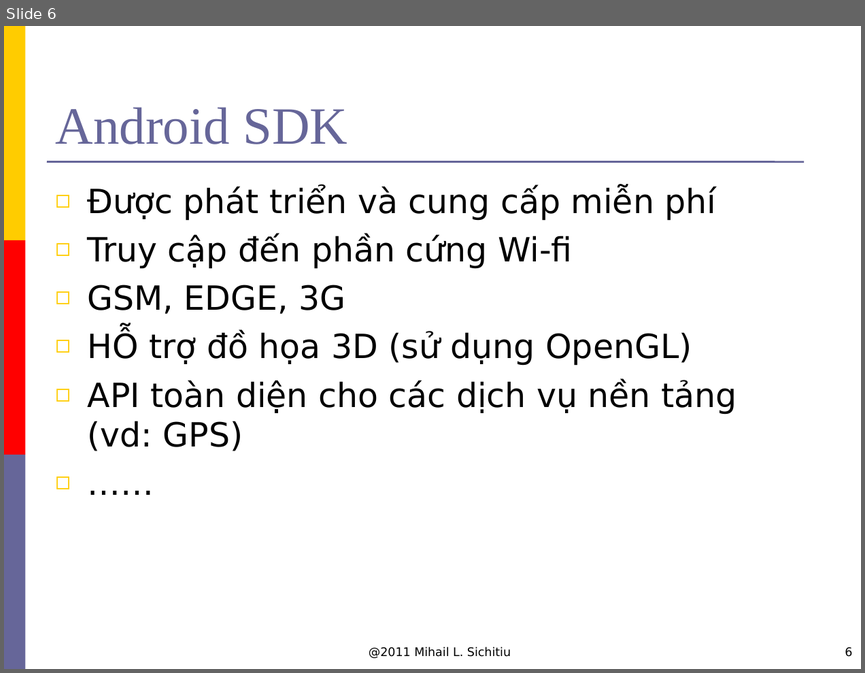
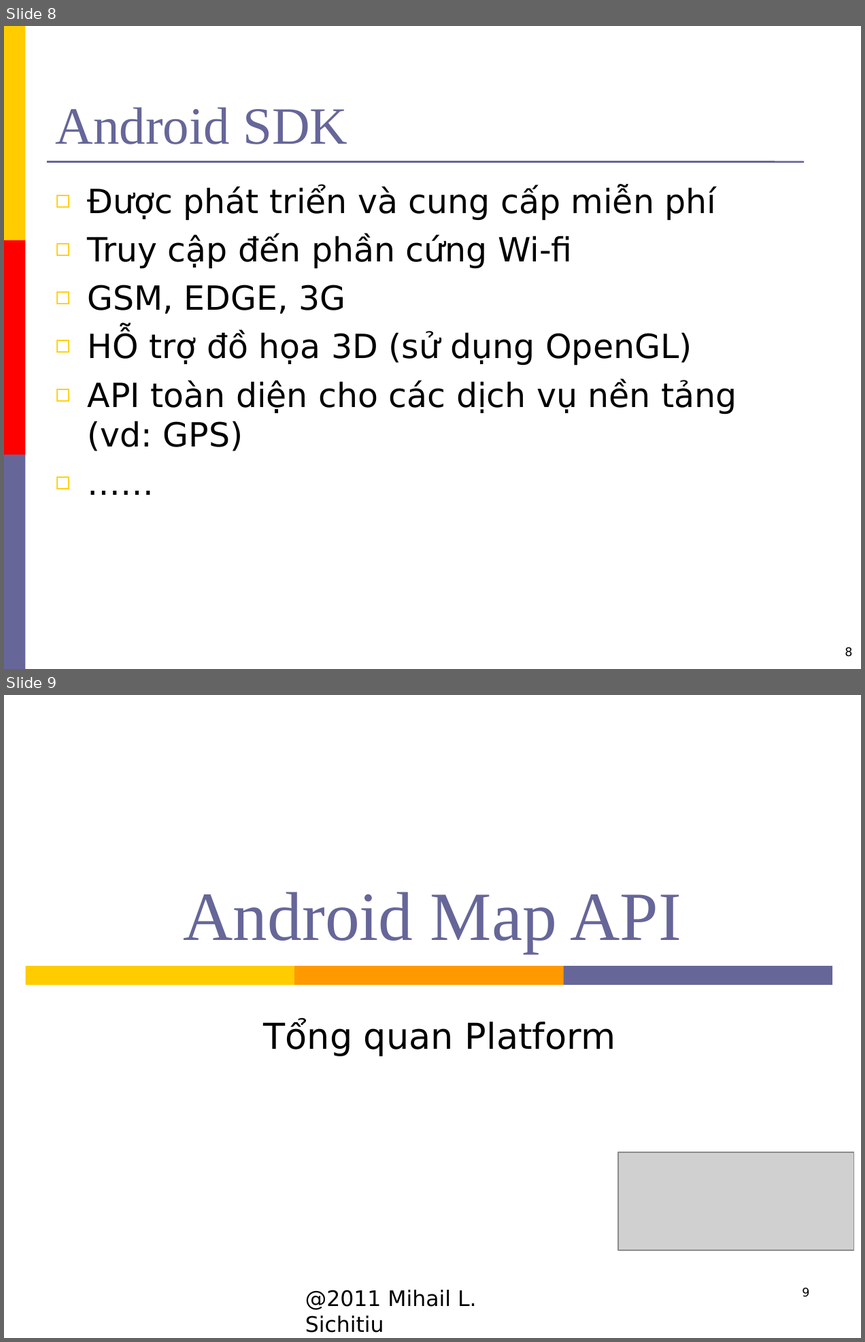
Before and after one commit to hungdien/google-map-api-and-map-on-android, a slide deck: Reports/Presentation.ppt. Shown one above the other, each under a label of ours: slide 6 before the commit, slides 8 and 9 after it. The pictures are 865x673 and 865x1342 pixels, drawn with LibreOffice and Linux fonts; fonts in the diff are those of the drawing; grey boxes stand for pictures; background and template pictures are left out. Boxes give left, top, right and bottom in pixels: in the first picture for what was removed or moved away, otherwise in the second. Text is boxed around its words. In the diff, an @@ line names an element or a change of style, - is before the commit and + after.

```diff
--- a/Reports/Presentation.ppt
+++ b/Reports/Presentation.ppt
@@ slide 9 added at bbox=[4, 695, 861, 1338], background #FFFFFF @@
@@ title added at bbox=[184, 892, 682, 953], 58 pt, text #666699 @@
+Android Map API
@@ rectangle added at bbox=[26, 966, 294, 985], fill #FFCC00 @@
@@ rectangle added at bbox=[294, 966, 564, 985], fill #FF9900 @@
@@ rectangle added at bbox=[564, 966, 832, 985], fill #666699 @@
@@ subtitle added at bbox=[264, 1020, 615, 1056], 30 pt, text #000000 @@
+Tổng quan Platform
@@ picture added at bbox=[618, 1152, 854, 1249] @@
@@ text added at bbox=[305, 1289, 477, 1332], 18 pt, text #000000 @@
+@2011 Mihail L. Sichitiu
@@ page number added at bbox=[802, 1287, 809, 1297], 10 pt, text #000000 @@
+9
@@ what was slide 6 is now slide 8 @@
@@ slide 8 changed as well @@
@@ text removed at bbox=[368, 647, 511, 658] @@
-@2011 Mihail L. Sichitiu
@@ page number at bbox=[844, 647, 852, 656]: text changed @@
-6
+8
```
Also in this commit, not shown: 5 other slides changed, 9 other slides added.
